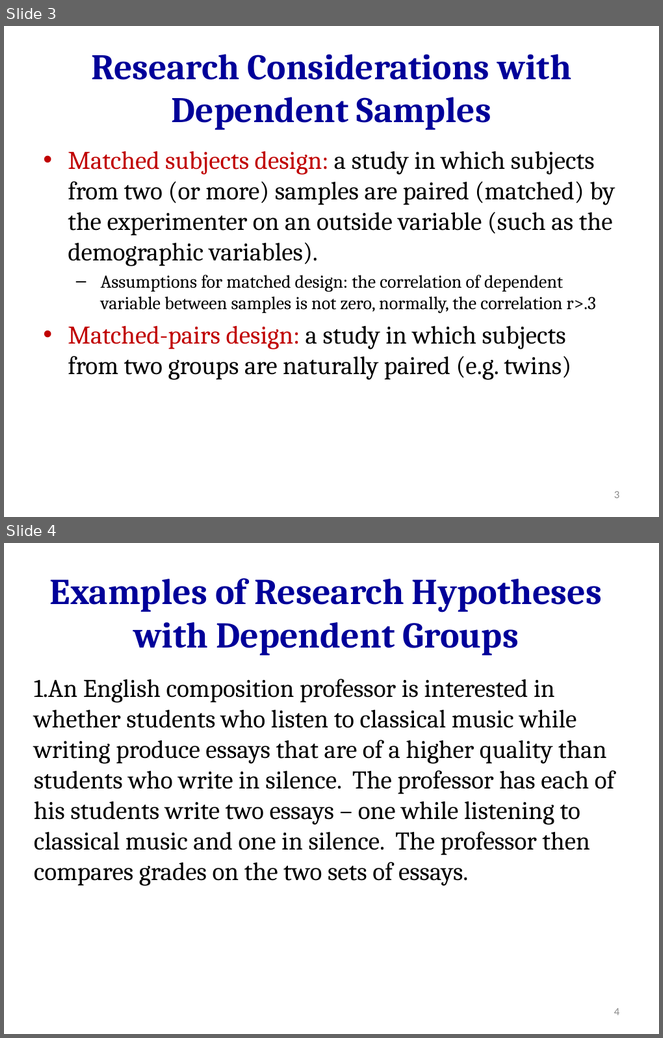
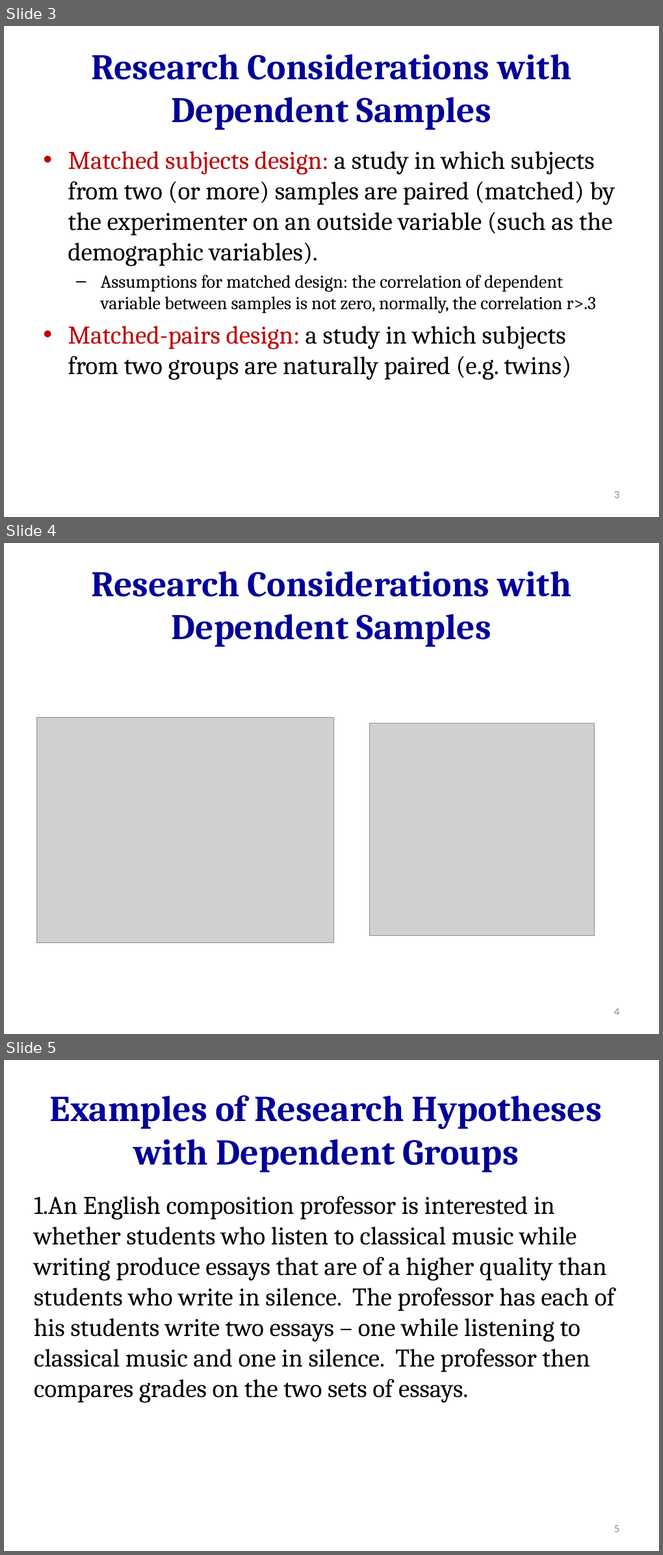
Before and after one commit to hejibo/Psychological-Statistics, a slide deck: Lecture 15_dependent t-test/Lecture 15_dependent sample t-test.pptx. Shown one above the other, each under a label of ours: slides 3 and 4 before the commit, slides 3, 4 and 5 after it. The pictures are 663x1038 and 663x1555 pixels, drawn with LibreOffice and Linux fonts; fonts in the diff are those of the drawing; grey boxes stand for pictures. Boxes give left, top, right and bottom in pixels: in the first picture for what was removed or moved away, otherwise in the second. Text is boxed around its words. In the diff, an @@ line names an element or a change of style, - is before the commit and + after.

Commit message:
add dependent variable t-test

```diff
--- a/Lecture 15_dependent t-test/Lecture 15_dependent sample t-test.pptx
+++ b/Lecture 15_dependent t-test/Lecture 15_dependent sample t-test.pptx
@@ slide 4 added at <box>4,543,659,1034</box>, background #FFFFFF @@
@@ title added at <box>92,571,572,647</box>, 39.6 pt, text #000099, bold @@
+Research Considerations with Dependent Samples
@@ picture added at <box>36,718,334,943</box> @@
@@ picture added at <box>369,723,594,936</box> @@
@@ page number added at <box>614,1008,620,1016</box>, 12 pt, text #8C8C8C @@
+4
@@ what was slide 4 is now slide 5 @@
@@ page number at <box>614,1525,620,1533</box>: text changed @@
-4
+5
```
Also in this commit, not shown: 1 other slide added, 1 slide removed, 5 other files.
